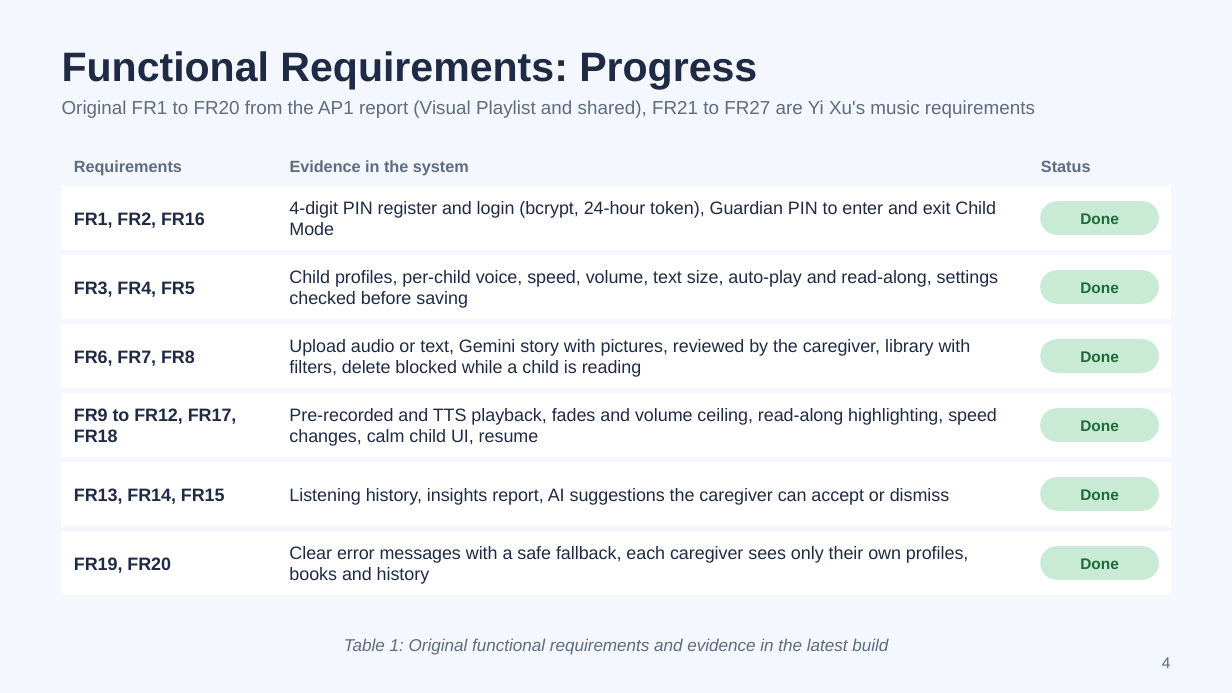
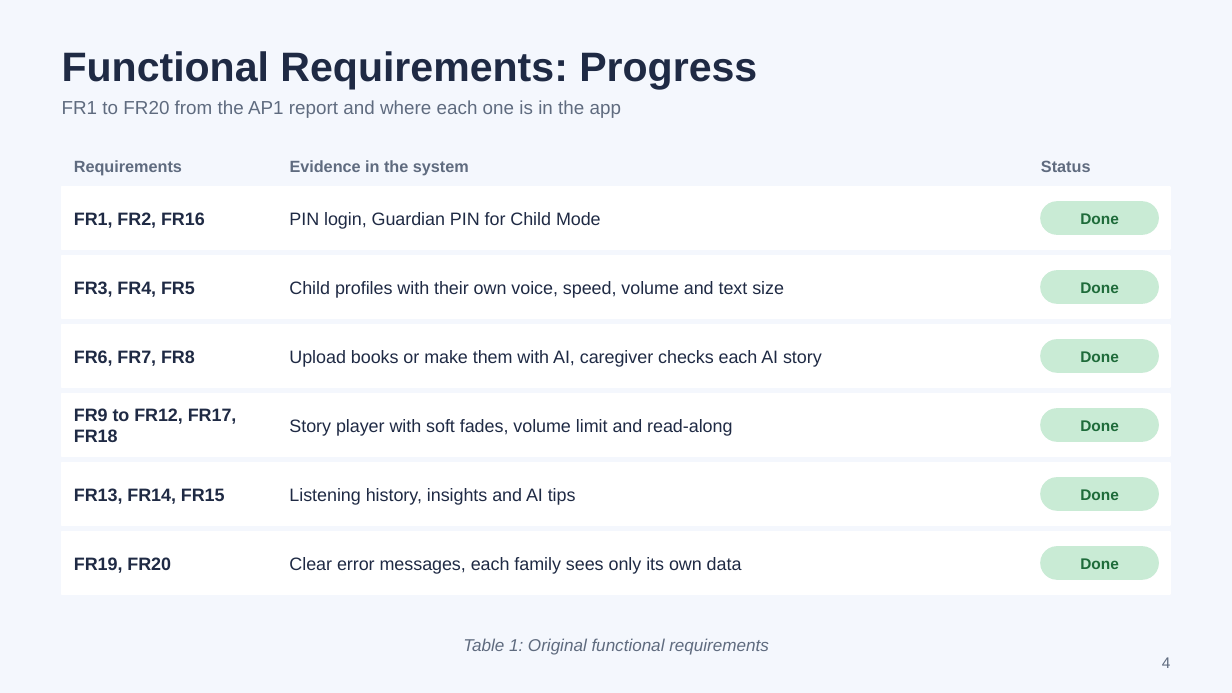
Before and after one commit to scz912/autism_audiobook, a slide deck: slide 4 of deliverables/Visual_Playlist_AP2_Progress.pptx. Drawn at 1232x693 pixels with LibreOffice and Linux fonts; fonts in the diff are those of the drawing. Boxes give left, top, right and bottom in pixels: in the first picture for what was removed or moved away, otherwise in the second. Text is boxed around its words. In the diff, an @@ line names an element or a change of style, - is before the commit and + after.

```diff
--- a/deliverables/Visual_Playlist_AP2_Progress.pptx
+++ b/deliverables/Visual_Playlist_AP2_Progress.pptx
@@ text at [62, 100, 621, 118]: text changed @@
-Original FR1 to FR20 from the AP1 report (Visual Playlist and shared), FR21 to FR27 are Yi Xu's music requirements
+FR1 to FR20 from the AP1 report and where each one is in the app
@@ text at [289, 212, 601, 229]: text changed @@
-4-digit PIN register and login (bcrypt, 24-hour token), Guardian PIN to enter and exit Child Mode
+PIN login, Guardian PIN for Child Mode
@@ text at [289, 281, 784, 298]: text changed @@
-Child profiles, per-child voice, speed, volume, text size, auto-play and read-along, settings checked before saving
+Child profiles with their own voice, speed, volume and text size
@@ text at [289, 350, 822, 367]: text changed @@
-Upload audio or text, Gemini story with pictures, reviewed by the caregiver, library with filters, delete blocked while a child is reading
+Upload books or make them with AI, caregiver checks each AI story
@@ text at [289, 419, 732, 436]: text changed @@
-Pre-recorded and TTS playback, fades and volume ceiling, read-along highlighting, speed changes, calm child UI, resume
+Story player with soft fades, volume limit and read-along
@@ text at [289, 488, 576, 505]: text changed @@
-Listening history, insights report, AI suggestions the caregiver can accept or dismiss
+Listening history, insights and AI tips
@@ text at [289, 557, 742, 574]: text changed @@
-Clear error messages with a safe fallback, each caregiver sees only their own profiles, books and history
+Clear error messages, each family sees only its own data
@@ text at [463, 638, 769, 655]: text changed @@
-Table 1: Original functional requirements and evidence in the latest build
+Table 1: Original functional requirements
```
Also in this commit, not shown: 16 other slides changed, 1 other file.
